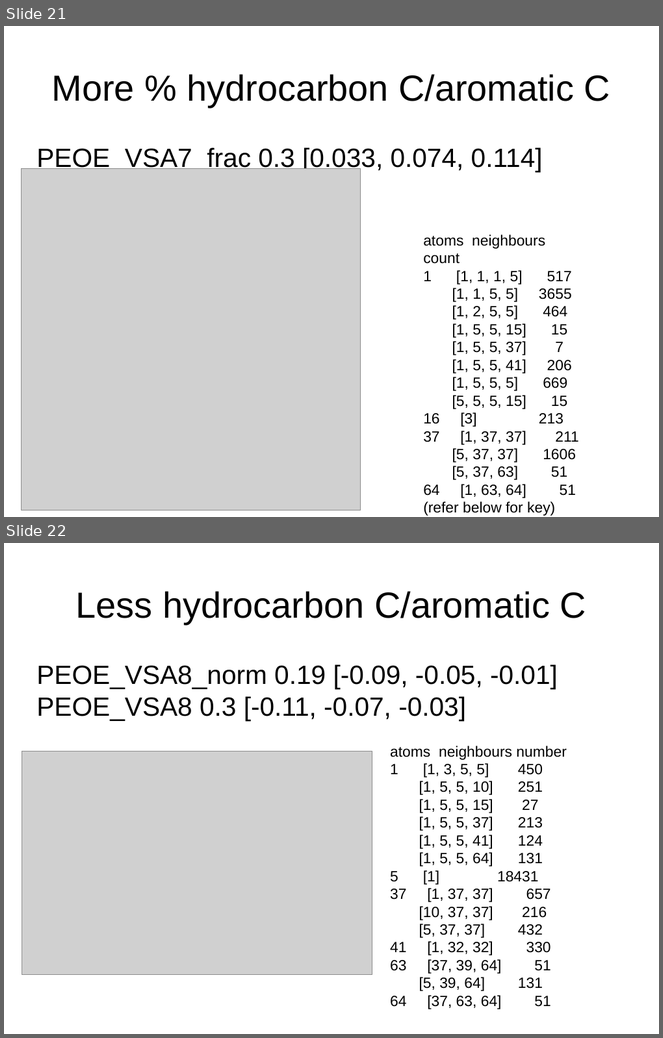
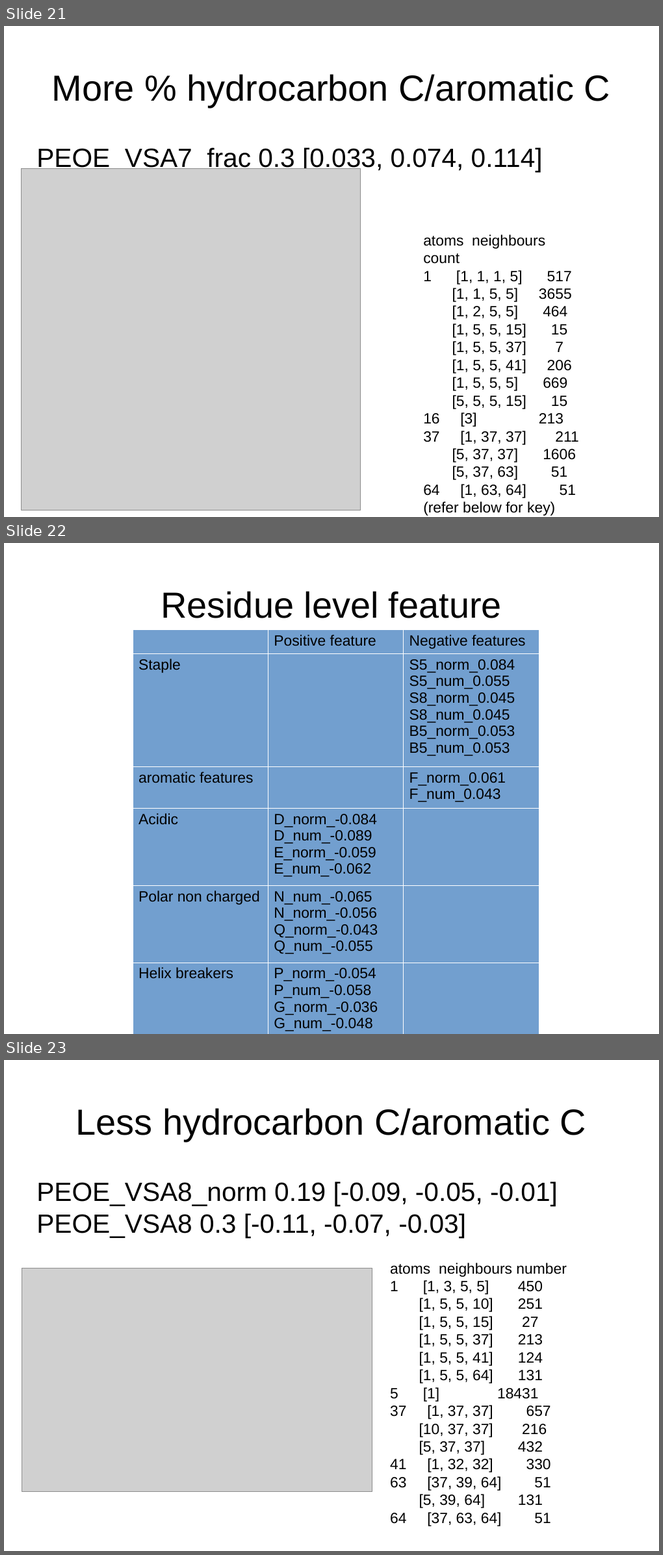
Before and after one commit to leexa90/Projects, a slide deck: toxicity/Final/Permability/all_seq/permaubility slides.odp. Shown one above the other, each under a label of ours: slides 21 and 22 before the commit, slides 21, 22 and 23 after it. The pictures are 663x1038 and 663x1555 pixels, drawn with LibreOffice and Linux fonts; fonts in the diff are those of the drawing; grey boxes stand for pictures. Boxes give left, top, right and bottom in pixels: in the first picture for what was removed or moved away, otherwise in the second. Text is boxed around its words. In the diff, an @@ line names an element or a change of style, - is before the commit and + after.

```diff
--- a/toxicity/Final/Permability/all_seq/permaubility slides.odp
+++ b/toxicity/Final/Permability/all_seq/permaubility slides.odp
@@ slide 22 added at (4,543,659,1034), background #FFFFFF @@
@@ title added at (161,591,502,618), 44 pt, text #000000 @@
+Residue level feature
@@ table added at (133,630,540,1034), 8 rows, 3 columns @@
+ | Positive feature | Negative features
+Staple |  | S5_norm_0.084 / S5_num_0.055 / S8_norm_0.045 / S8_num_0.045 / B5_norm_0.053 / B5_num_0.053
+aromatic features |  | F_norm_0.061 / F_num_0.043
+Acidic | D_norm_-0.084 / D_num_-0.089 / E_norm_-0.059 / E_num_-0.062 | 
+Polar non charged | N_num_-0.065 / N_norm_-0.056 / Q_norm_-0.043 / Q_num_-0.055 | 
+Helix breakers | P_norm_-0.054 / P_num_-0.058 / G_norm_-0.036 / G_num_-0.048 | 
+ | V_num_-0.061 / V_norm_-0.059 / I_num_-0.056 / A_norm_-0.051 / L_num_-0.044 / I_norm_-0.042 | 
+Size of molecule |  | FITC_norm_0.074 / BAla_norm_0.043
@@ what was slide 22 is now slide 23 @@
```
Also in this commit, not shown: 2 slides changed, 10 other files.
